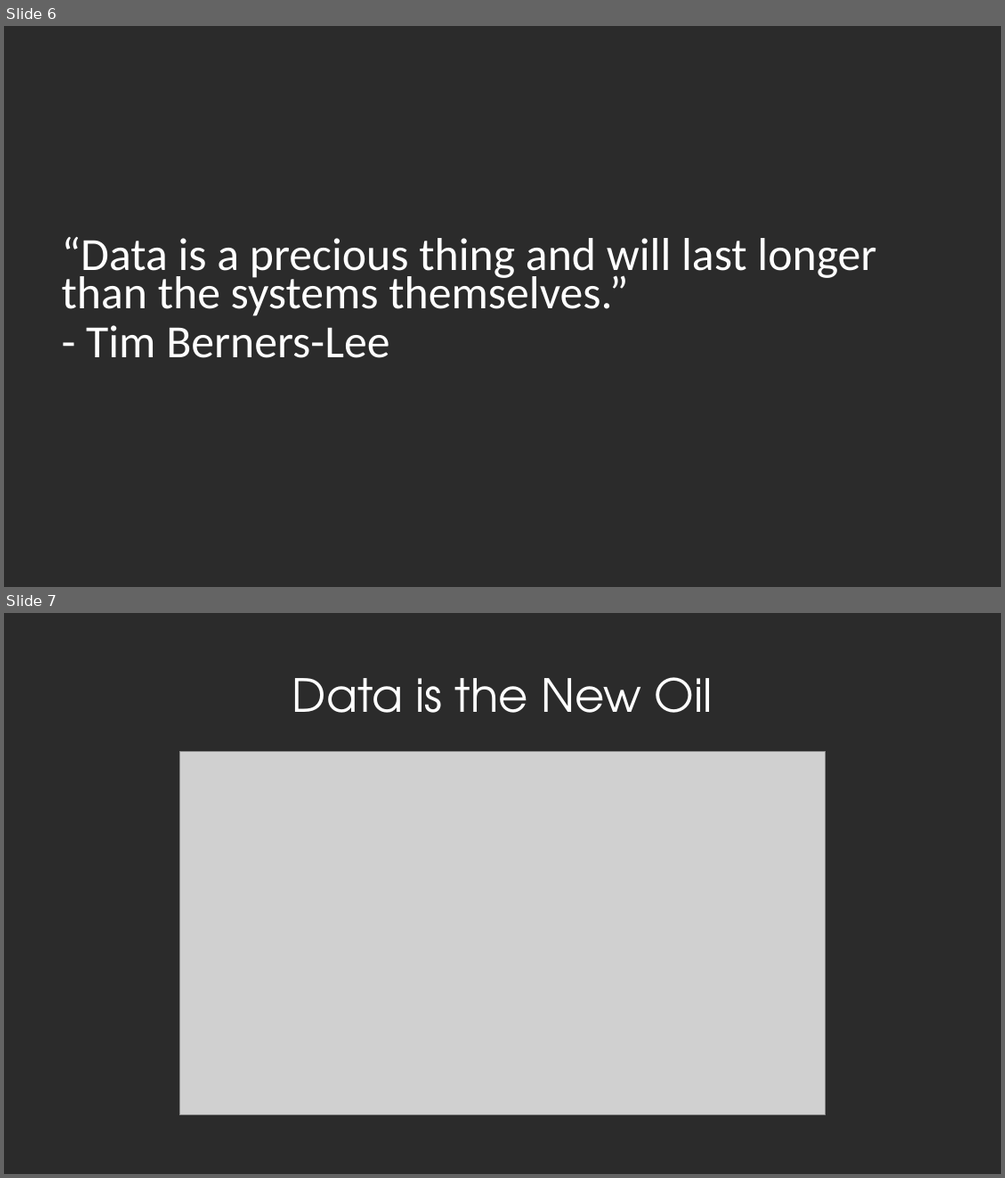
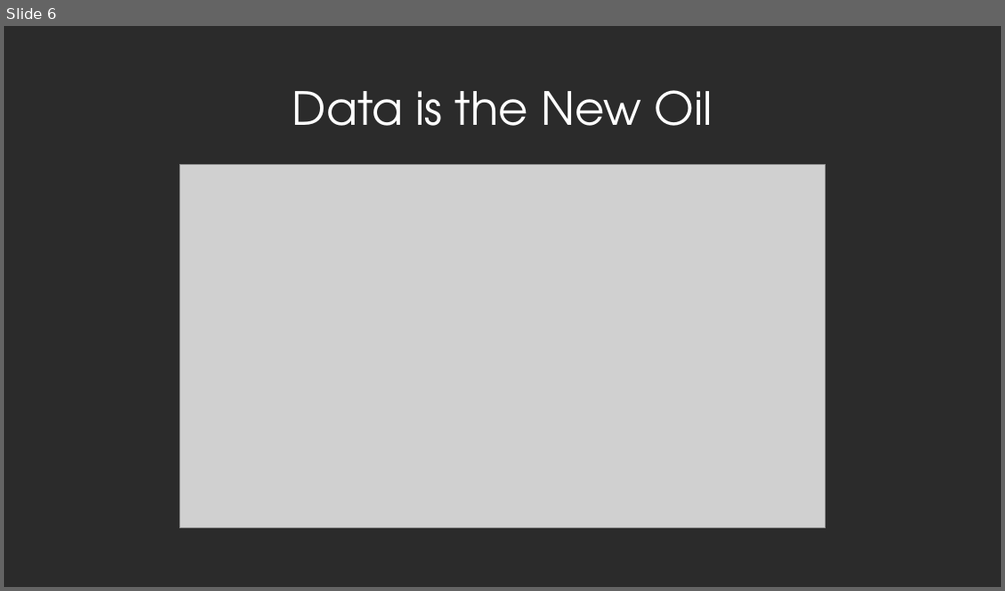
Before and after one commit to DustinEwers/r-talk-demos, a slide deck: slides/r_slides.pptx. Shown one above the other, each under a label of ours: slides 6 and 7 before the commit, slide 6 after it. The pictures are 1005x1178 and 1005x591 pixels, drawn with LibreOffice and Linux fonts; fonts in the diff are those of the drawing; grey boxes stand for pictures; background and template pictures are left out; a plain dark background stands for a picture behind light text. Boxes give left, top, right and bottom in pixels: in the first picture for what was removed or moved away, otherwise in the second. Text is boxed around its words. In the diff, an @@ line names an element or a change of style, - is before the commit and + after.

```diff
--- a/slides/r_slides.pptx
+++ b/slides/r_slides.pptx
@@ slide 6 removed at <box>4,26,1001,587</box>, background picture (left out) @@
@@ text removed at <box>62,237,876,358</box> @@
-“Data is a precious thing and will last longer than the systems themselves.”
-- Tim Berners-Lee
@@ what was slide 7 is now slide 6 @@
```
Also in this commit, not shown: 1 slide added, 2 other slides removed, 5 other files.
